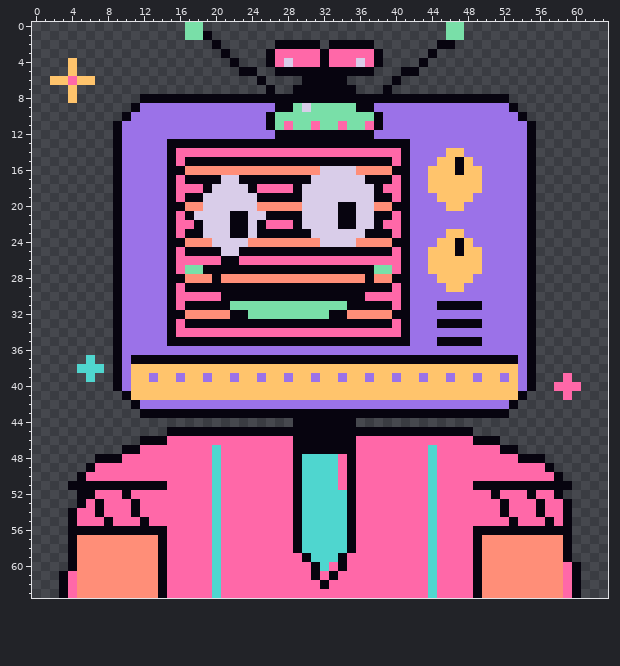
One commit to this pixel-art file: art/cast/hypno/implement-bust-v3.aseprite. This is how it looked before the edit.
64x64 pixels, 1 frame.
Now the later version:
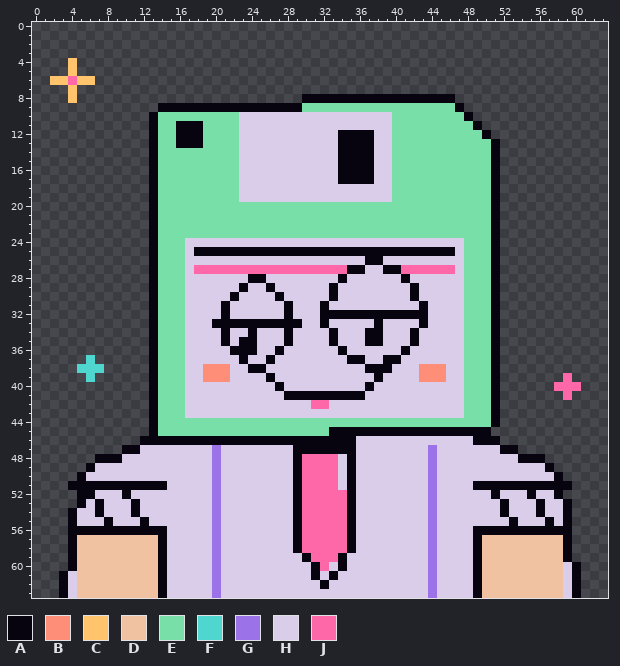
Palette (. is transparent): A #07040f  B #ff8e78  C #ffc46c  D #f1c2a2  E #79dfa8  F #4fd6cf  G #9b72e8  H #d9cde9  J #ff68a8
Difference:
layer "acc" removed
Changed rows in their new state; - is an unchanged pixel.
first column x 4:
 0 -------------..---------------------------..------------
 1 -------------...--------------------------..------------
 2 ----------------.------.....-.....-------..-------------
 3 -----------------.----.............-----.---------------
 4 ------------------.---.............----.----------------
 5 -------------------..--...........---..-----------------
 6 ---------------------.----.....-----.-------------------
 7 ----------------------.--.......---.--------------------
 8 --------..................-----------------......-------
 9 -------...AAAAAAAAAAAAA--AE-----EEEEEEEEEEEA......------
10 ------...AEEEEEEEEEHHHHHHHHHHHHHHHHHEEEEEEEEA......-----
11 -----....AEEAAAEEEEHHHHHHHHHHHHHHHHHEEEEEEEEEA......----
12 -----....AEEAAAEEEEHHHHHHHHHHH----HHEEEEEEEEEEA.....----
13 -----....AEE---EEEEHHHHHHHHHHH----HHEEEEEEEEEEEA....----
14 -----....AEEEEEEEEEHHHHHHHHHHHAAAAHHEEEEEEEEEEEA....----
15 -----....AEEEEEEEEEHHHHHHHHHHH----HHEEEEEEEEEEEA....----
16 -----....AEEEEEEEEEHHHHHHHHH--AAAAHHEEEEEEEEEEEA....----
17 -----....AEEEEEEEEEHHHHHHHH---AAA-HHEEEEEEEEEEEA....----
18 -----....AEEEEEEEEE-HHHHHH--------HHEEEEEEEEEEEA....----
19 -----....AEEEEEEEEE--HHHHH--------HHEEEEEEEEEEEA....----
20 -----....AEEEEEEEEEEEEEEEEEEEEEEEEEEEEEEEEEEEEEA....----
21 -----....AEEEEEEEEEEEEEEEEEEEEEEEEEEEEEEEEEEEEEA....----
22 -----....AEEEEEEEEEEEEEEEEEEEEEEEEEEEEEEEEEEEEEA....----
23 -----....AEEEEEEEEEEEEEEEEEEEEEEEEEEEEEEEEEEEEEA....----
24 -----....AEEEHHH----HHHHHHHH----HHHHHHHHHHHHEEEA....----
25 -----....AEEEH---AA-----------------A-AAAAAHEEEA....----
26 -----....AEEEHHHHHHHHHHHHHHHHHHHHAAHHHHHHHHHEEEA....----
27 -----....AEEEHJJJJJJJJJJJJJJJJJ--HHAAJJJJJJHEEEA....----
28 -----....AEEEHHHHHHHAAHHHHHHHHAHHHHHH-HHHHHHEEEA....----
29 -----....AEEEHHHHHH-HH-HHHHHH-HHHHHHHHAHHHHHEEEA....----
30 -----....AEEEHHHHH-HHHH-HHHHH-HHHHHHHHAHHHHHEEEA....----
31 -----....AEEEHHHH-HHHHHHAHHHAHHHHHHHHHHAHHHHEEEA....----
32 -----....AEEEHHHHAHHHHHHAHHHA--AAAAA--AAHHHHEEEA....----
33 -----....AEEEHHH----------HH-HHHHH-HHHHAHHHHEEEA....----
34 -----....AEEEHHHHAHHAHHHAHHHHAHHHAAHHHAHHHHHEEEA....----
35 -----....AEEEHHHH-H--HHH-HHHH-HHH--HHHAHHHHHEEEA....----
36 -----....AEEEHHHHHAAAHHAHHHHHHAHHHHHHAHHHHHHEEEA....----
37 -----....-EEEHHHHHH-HH-HHHHHHHH--HH--HHHHHHHEEE-....----
38 -----....AEEEHHBBBHHAAHHHHHHHHHHHAAAHHHBBBHHEEEA....----
39 -----....AEEEHHBBBHHHHAHHHHHHHHHHHAHHHHBBBHHEEEA....----
40 -----....AEEEHHHHHHHHHHAHHHHHHHHHAHHHHHHHHHHEEEA....----
41 ------...AEEEHHHHHHHHHHHAAAAAAAAAHHHHHHHHHHHEEEA...-----
42 -------..AEEEHHHHHHHHHHHHHHJJHHHHHHHHHHHHHHHEEEA..------
43 --------.-EEEHHHHHHHHHHHHHHHHHHHHHHHHHHHHHHHEEE-.-------
44 ---------AEEEEEEEEEEEEEEEEEEEEEEEEEEEEEEEEEEEEEA--------
45 ---------AEEEEEEEEEEEEEEEEEEE----------------AA---------
46 -----------AAAAAAAAAAAAAA-------HHHHHHHHHHHHH-----------
47 --------HHHHHHHHGHHHHHHHH-------HHHHHHHHGHHHHHHH--------
48 ------HHHHHHHHHHGHHHHHHHH-JJJJH-HHHHHHHHGHHHHHHHHH------
49 ---HHHHHHHHHHHHHGHHHHHHHH-JJJJH-HHHHHHHHGHHHHHHHHHHHH---
50 --HHHHHHHHHHHHHHGHHHHHHHH-JJJJH-HHHHHHHHGHHHHHHHHHHHHH--
51 -----------HHHHHGHHHHHHHH-JJJJH-HHHHHHHHGHHHH-----------
52 ---HHH-HHHHHHHHHGHHHHHHHH-JJJJJ-HHHHHHHHGHHHHHH-HHH-HH--
53 --H-HHH-HHHHHHHHGHHHHHHHH-JJJJJ-HHHHHHHHGHHHHHHH-HHH-HH-
54 -HH-HHH-HHHHHHHHGHHHHHHHH-JJJJJ-HHHHHHHHGHHHHHHH-HHH-HH-
55 -HHH-HHH-HHHHHHHGHHHHHHHH-JJJJJ-HHHHHHHHGHHHHHHHH-HHH-H-
56 -----------HHHHHGHHHHHHHH-JJJJJ-HHHHHHHHGHHHH-----------
57 -DDDDDDDDD-HHHHHGHHHHHHHH-JJJJJ-HHHHHHHHGHHHH-DDDDDDDDD-
58 -DDDDDDDDD-HHHHHGHHHHHHHH-JJJJJ-HHHHHHHHGHHHH-DDDDDDDDD-
59 -DDDDDDDDD-HHHHHGHHHHHHHHH-JJJ-HHHHHHHHHGHHHH-DDDDDDDDD-
60 -DDDDDDDDD-HHHHHGHHHHHHHHHH-JH-HHHHHHHHHGHHHH-DDDDDDDDDH
61 HDDDDDDDDD-HHHHHGHHHHHHHHHH-H-HHHHHHHHHHGHHHH-DDDDDDDDDH
62 HDDDDDDDDD-HHHHHGHHHHHHHHHHH-HHHHHHHHHHHGHHHH-DDDDDDDDDH
63 HDDDDDDDDD-HHHHHGHHHHHHHHHHHHHHHHHHHHHHHGHHHH-DDDDDDDDDH
